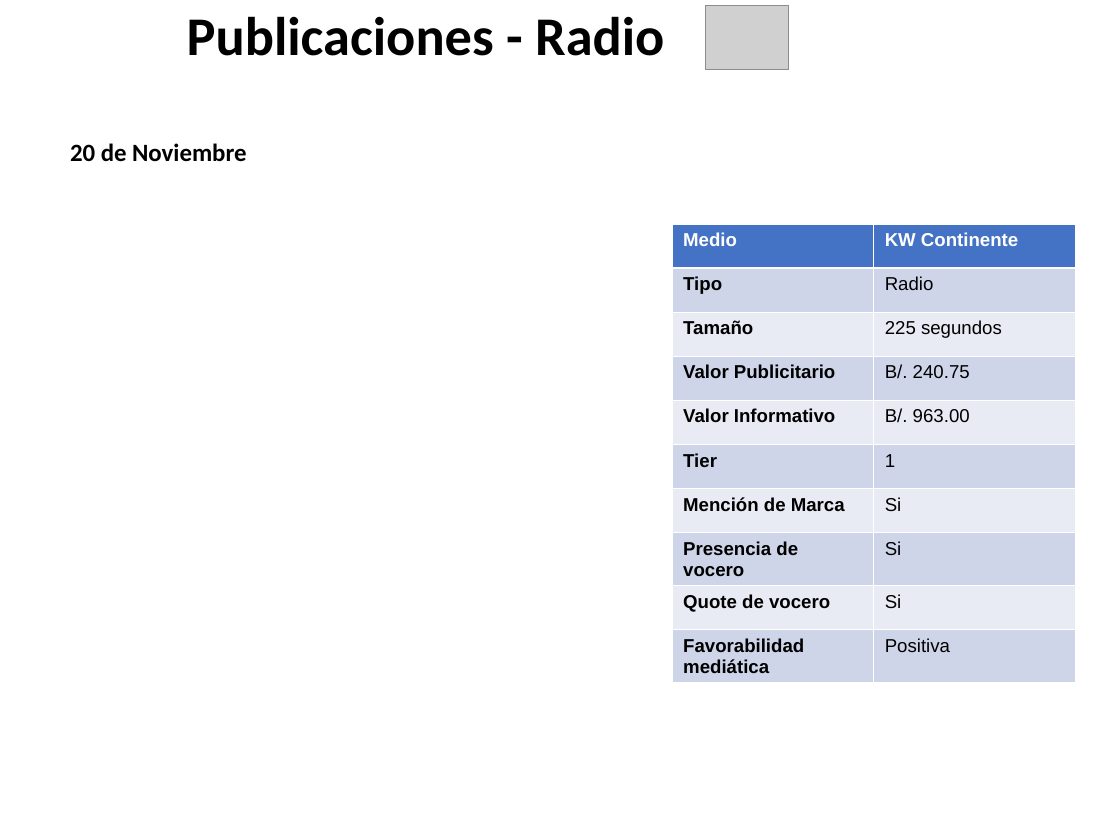
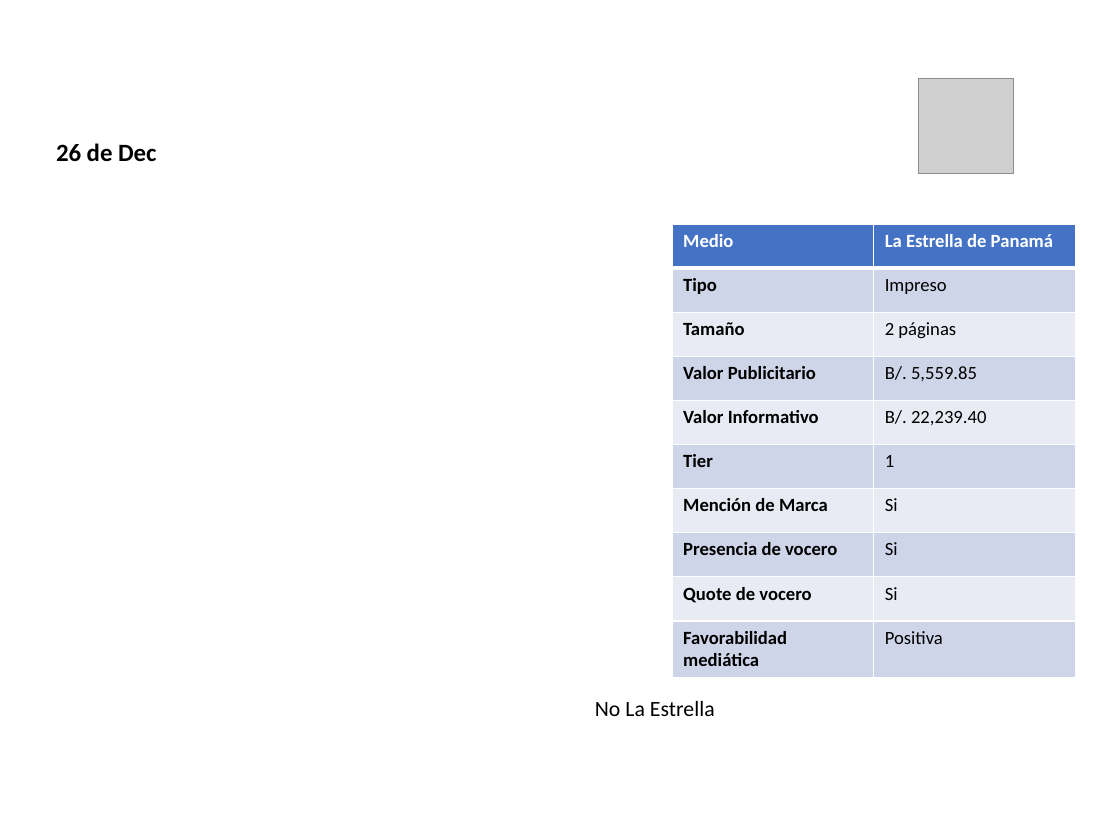
Before and after one commit to dgarci23/Report-Generator, a slide deck: slide 14 of Presentacion Terminada.pptx (slide 15 before the commit). Drawn at 1120x840 pixels with LibreOffice and Linux fonts; fonts in the diff are those of the drawing; grey boxes stand for pictures; background and template pictures are left out. Boxes give left, top, right and bottom in pixels: in the first picture for what was removed or moved away, otherwise in the second. Text is boxed around its words. In the diff, an @@ line names an element or a change of style, - is before the commit and + after.

```diff
--- a/Presentacion Terminada.pptx
+++ b/Presentacion Terminada.pptx
@@ title at [187,16,664,56]: text changed; text colour #000000 to #FFFFFF @@
-Publicaciones - Radio
+Publicaciones - Impreso
@@ picture removed at [706,6,788,69] @@
@@ picture added at [918,78,1014,174] @@
@@ text at [56,143,157,162]: text changed @@
-20 de Noviembre
+26 de Dec
@@ table at [672,224,1075,670] @@
-row 1, column 2: KW Continente
+row 1, column 2: La Estrella de Panamá
-row 2, column 2: Radio
+row 2, column 2: Impreso
-row 3, column 2: 225 segundos
+row 3, column 2: 2 páginas
-row 4, column 2: B/. 240.75
+row 4, column 2: B/. 5,559.85
-row 5, column 2: B/. 963.00
+row 5, column 2: B/. 22,239.40
@@ font Arial to Calibri in "Medio", "Tipo", "Tamaño", "Valor Publicitario" and 11 more places @@
@@ text at [595,701,715,716]: text changed @@
-No Link
+No La Estrella
```
Also in this commit, not shown: 22 other slides changed, 3 slides removed, 4 other files.
